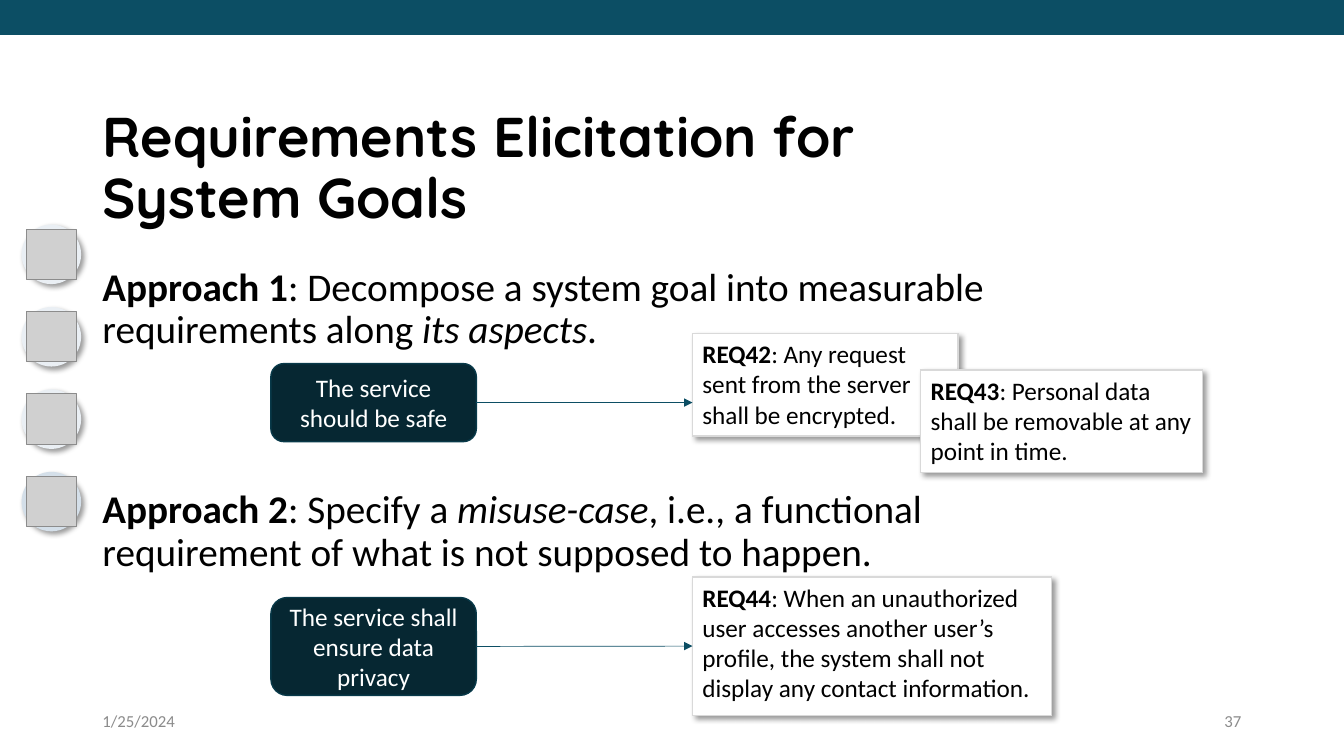
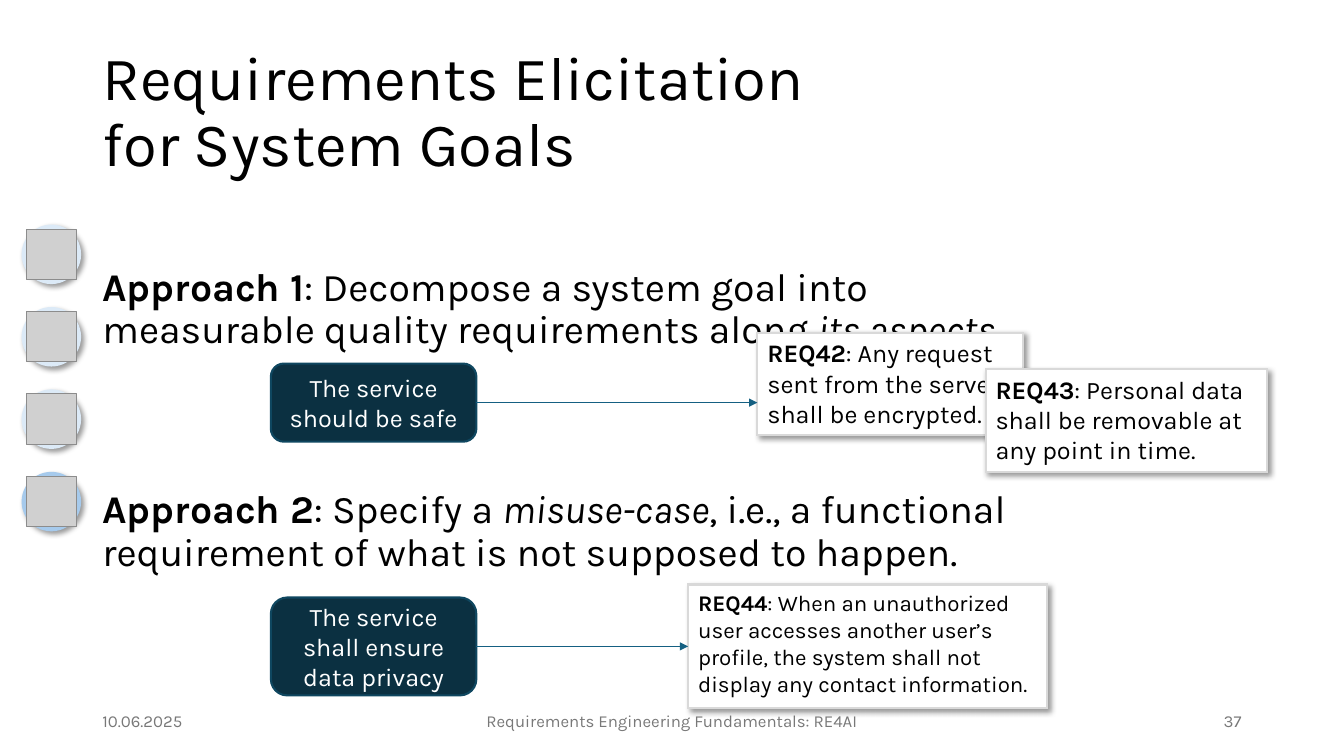
Before and after one commit to JulianFrattini/seminar-refun, a slide deck: slide 37 of slides/base/seminar-refun-base.pptx. Drawn at 1344x756 pixels with LibreOffice and Linux fonts; fonts in the diff are those of the drawing; grey boxes stand for pictures; background and template pictures are left out. Boxes give left, top, right and bottom in pixels: in the first picture for what was removed or moved away, otherwise in the second. Text is boxed around its words. In the diff, an @@ line names an element or a change of style, - is before the commit and + after.

```diff
--- a/slides/base/seminar-refun-base.pptx
+++ b/slides/base/seminar-refun-base.pptx
@@ rectangle removed at (x1=0, y1=0, x2=1344, y2=35) @@
@@ title "Requirements Elicitation for System Goals" moved from (x1=102, y1=115, x2=855, y2=230) to (x1=102, y1=57, x2=804, y2=181) @@
@@ title "Requirements Elicitation for System Goals" at (x1=102, y1=57, x2=804, y2=181): size 40 to 44 pt, font Quicksand to Karla, bold off; vertical alignment top to middle @@
@@ text at (x1=102, y1=274, x2=1002, y2=354): text changed; font Calibri to Karla @@
-Approach 1: Decompose a system goal into measurable requirements along its aspects.
+Approach 1: Decompose a system goal into measurable quality requirements along its aspects.
@@ rectangle "REQ42: Any request sent from ..." moved from (x1=693, y1=334, x2=959, y2=437) to (x1=757, y1=333, x2=1023, y2=436) @@
@@ rectangle "REQ42: Any request sent from ..." at (x1=757, y1=333, x2=1023, y2=436): font Calibri to Karla; outline #D9D9D9 1 pt to #D9D9D9 1.5 pt @@
@@ rounded rectangle "The service should be safe" at (x1=271, y1=364, x2=477, y2=442): font Calibri to Karla; fill #062732 to #0B3041; outline #093A4A 1 pt to #104760 1.5 pt @@
@@ rectangle "REQ43: Personal data shall be ..." moved from (x1=921, y1=370, x2=1202, y2=473) to (x1=986, y1=369, x2=1267, y2=472) @@
@@ rectangle "REQ43: Personal data shall be ..." at (x1=986, y1=369, x2=1267, y2=472): font Calibri to Karla; outline #D9D9D9 1 pt to #D9D9D9 1.5 pt @@
@@ arrow moved from (477, 402) - (693, 402) to (477, 402) - (757, 402) @@
@@ arrow (477, 402) - (757, 402): stroke #0C4E64 0.5 pt to #156082 1 pt @@
@@ ellipse at (x1=21, y1=472, x2=81, y2=531): fill #D4DFE9 to #A6CAEC @@
@@ text "Approach 2: Specify a misuse-case, ..." at (x1=102, y1=496, x2=1006, y2=576): font Calibri to Karla @@
@@ rounded rectangle "The service shall ensure data ..." at (x1=271, y1=598, x2=477, y2=696): font Calibri to Karla; fill #062732 to #0B3041; outline #093A4A 1 pt to #104760 1.5 pt @@
@@ rectangle "REQ44: When an unauthorized user ..." resized from (x1=693, y1=577, x2=1052, y2=715) to (x1=689, y1=585, x2=1048, y2=709) @@
@@ rectangle "REQ44: When an unauthorized user ..." at (x1=689, y1=585, x2=1048, y2=709): size 18 to 16 pt, font Calibri to Karla; outline #D9D9D9 1 pt to #D9D9D9 1.5 pt @@
@@ arrow moved from (477, 646) - (693, 646) to (477, 646) - (689, 646) @@
@@ arrow (477, 646) - (689, 646): stroke #0C4E64 0.5 pt to #156082 1 pt @@
@@ text at (x1=102, y1=716, x2=182, y2=727): text changed; font Calibri to Karla; text colour #8C8C8C to #797979 @@
-1/25/2024
+10.06.2025
@@ text added at (x1=486, y1=712, x2=857, y2=731), 12 pt, text #797979 @@
+Requirements Engineering Fundamentals: RE4AI
@@ page number at (x1=1224, y1=716, x2=1242, y2=727): font Calibri to Karla, text colour #8C8C8C to #797979 @@
```
Also in this commit, not shown: 38 other slides changed, 4 slides added, 5 slides removed, 1 other file.
